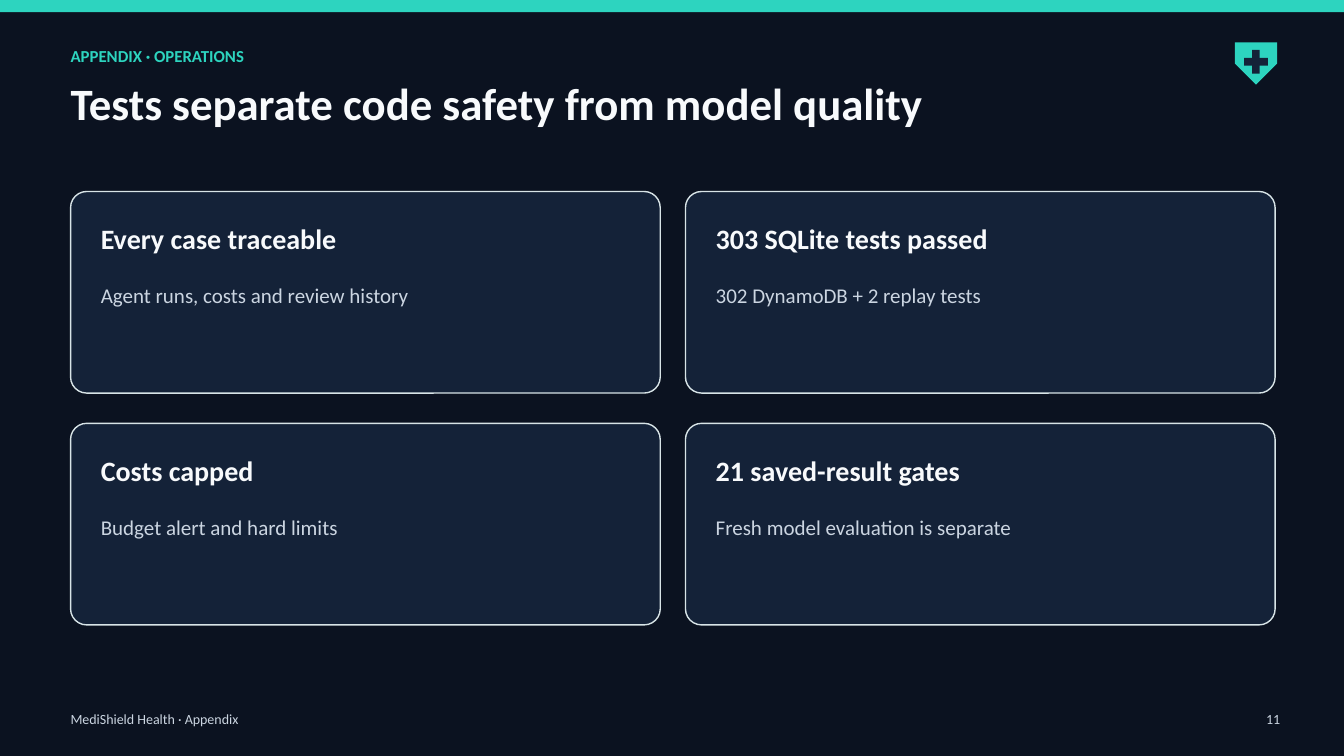
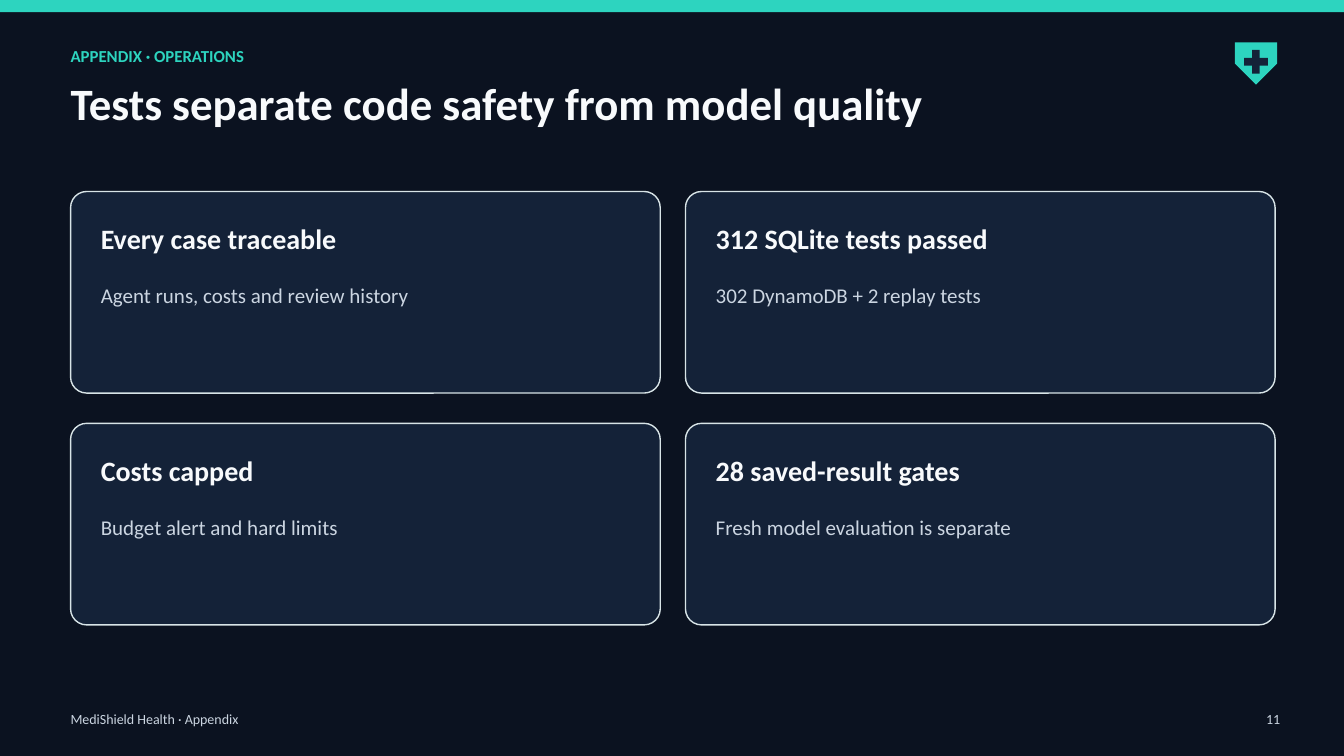
Before and after one commit to raghav010126/Capstone, a slide deck: slide 11 of docs/MediShield_capstone.pptx. Drawn at 1344x756 pixels with LibreOffice and Linux fonts; fonts in the diff are those of the drawing. Boxes give left, top, right and bottom in pixels: in the first picture for what was removed or moved away, otherwise in the second. Text is boxed around its words. In the diff, an @@ line names an element or a change of style, - is before the commit and + after.

Commit message:
Assistant evaluation: LLM judge (Opus 5.5 grades Sonnet answers on a rubric, fails closed, catches 3/3 planted wrong answers) and RAGAS (faithfulness 0.89, relevancy 0.91, context precision 0.94, recall 1.00); 7 new gates (28)

```diff
--- a/docs/MediShield_capstone.pptx
+++ b/docs/MediShield_capstone.pptx
@@ text at <box>716,229,987,254</box>: text changed @@
-303 SQLite tests passed
+312 SQLite tests passed
@@ text at <box>716,461,960,486</box>: text changed @@
-21 saved-result gates
+28 saved-result gates
```
Also in this commit, not shown: 12 other files.
